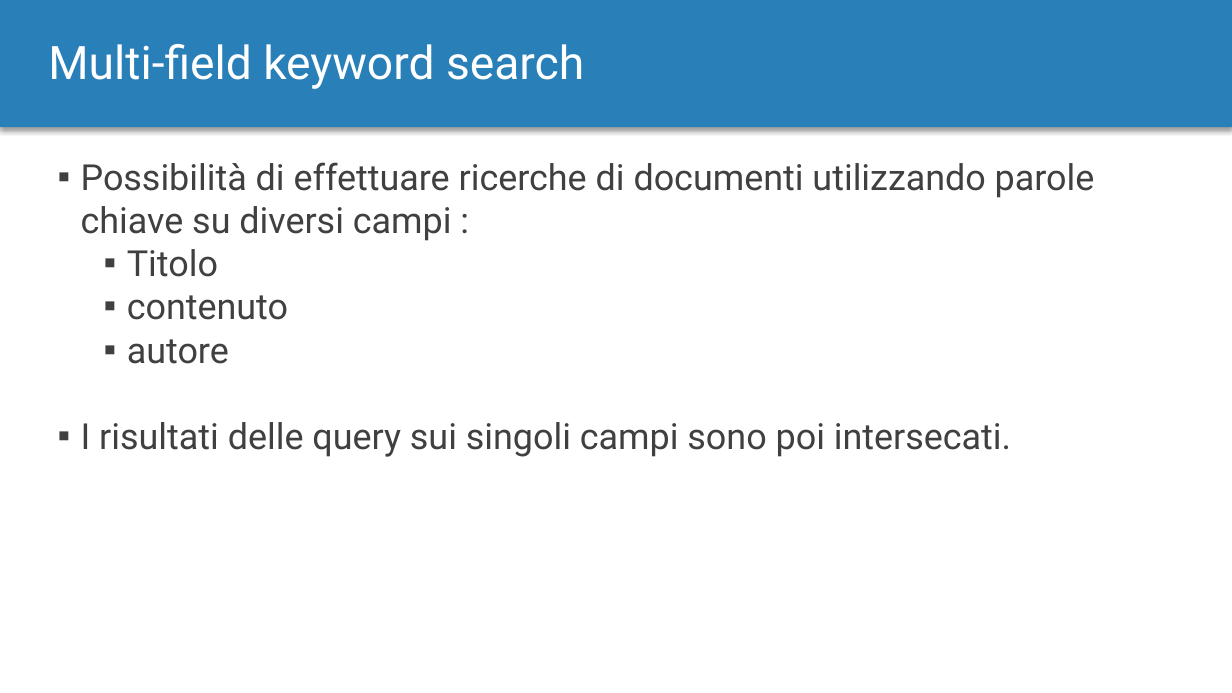
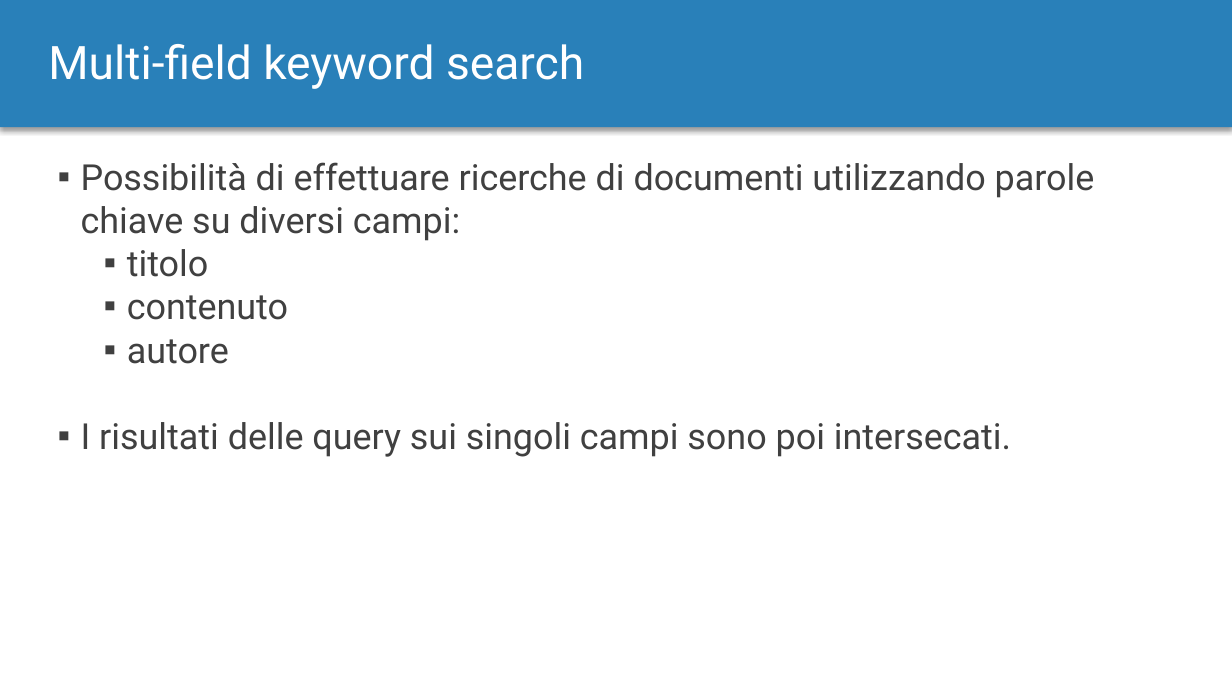
Before and after one commit to MurgoloMichele/GAvI, a slide deck: slide 10 of doc/Progetto.pptx. Drawn at 1232x693 pixels with LibreOffice and Linux fonts; fonts in the diff are those of the drawing. Boxes give left, top, right and bottom in pixels: in the first picture for what was removed or moved away, otherwise in the second. Text is boxed around its words. In the diff, an @@ line names an element or a change of style, - is before the commit and + after.

```diff
--- a/doc/Progetto.pptx
+++ b/doc/Progetto.pptx
@@ text at (81, 162, 1095, 277): text changed @@
-▪ Possibilità di effettuare ricerche di documenti utilizzando parole chiave su diversi campi :
-  ▪ Titolo
+▪ Possibilità di effettuare ricerche di documenti utilizzando parole chiave su diversi campi:
+  ▪ titolo
```
Also in this commit, not shown: 5 other slides changed, 9 slides added, 2 slides removed, 2 other files.
